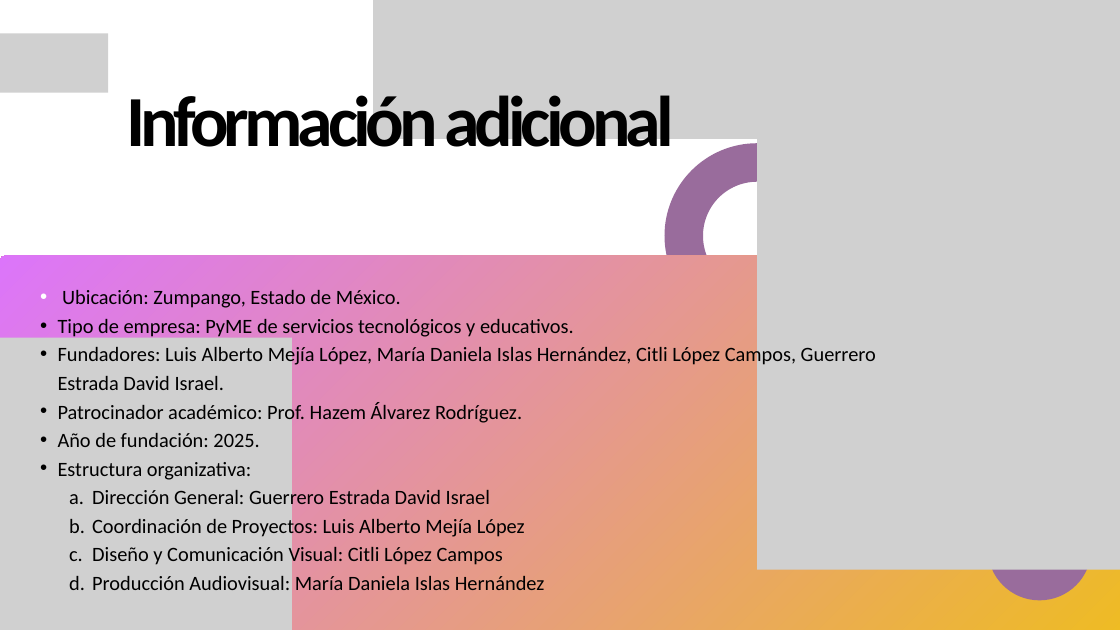
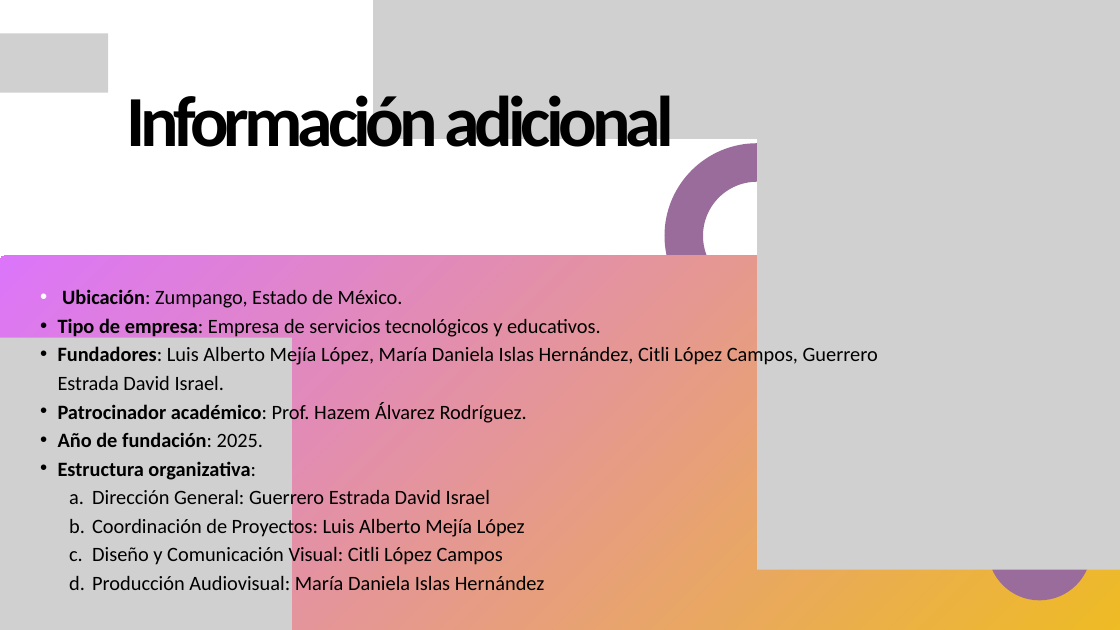
Before and after one commit to LuisML1019/ProyIntComDat25B_3.1416chul-s, a slide deck: slide 10 of Avance de Proyecto/πCHUL@S ENTERPRISE.pptx. Drawn at 1120x630 pixels with LibreOffice and Linux fonts; fonts in the diff are those of the drawing; grey boxes stand for pictures. Boxes give left, top, right and bottom in pixels: in the first picture for what was removed or moved away, otherwise in the second. Text is boxed around its words. In the diff, an @@ line names an element or a change of style, - is before the commit and + after.

```diff
--- a/Avance de Proyecto/πCHUL@S ENTERPRISE.pptx
+++ b/Avance de Proyecto/πCHUL@S ENTERPRISE.pptx
@@ text at <box>58,289,878,480</box>: bold on in "Ubicación:", "Fundadores:", "Patrocinador académico:", "Año de fundación:" and 1 more places @@
@@ text at <box>58,318,601,339</box>: text changed @@
-  • Tipo de empresa: PyME de servicios tecnológicos y educativos.
+  • Tipo de empresa: Empresa de servicios tecnológicos y educativos.
```
Also in this commit, not shown: 9 other slides changed.
